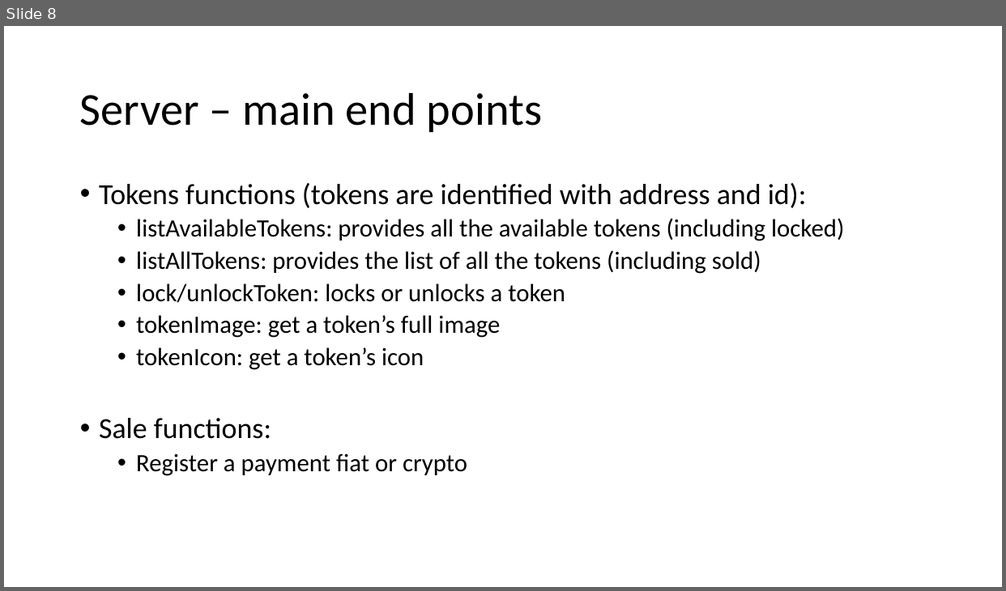
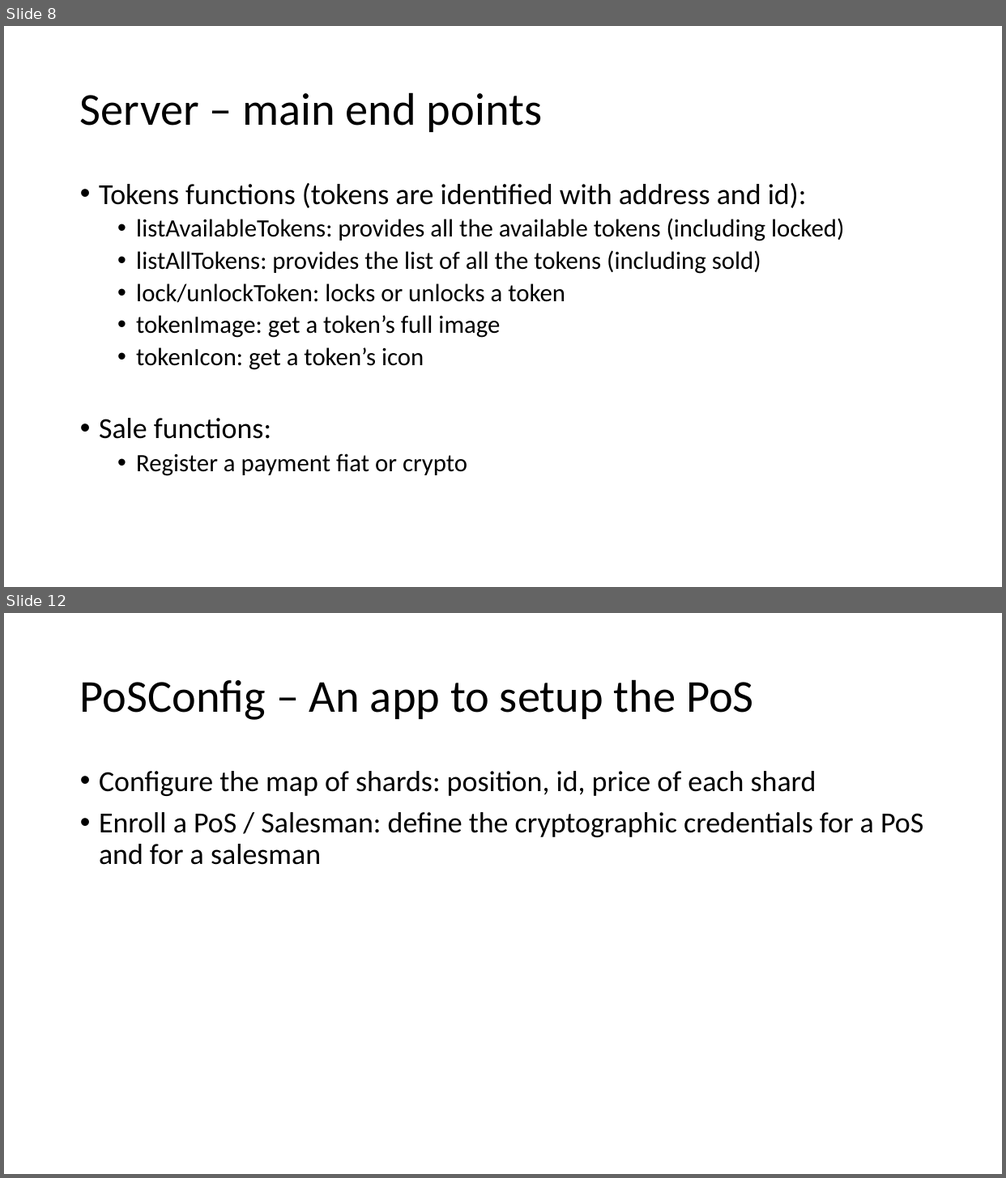
Before and after one commit to PhilippeMeyer/nft4Art, a slide deck: specs.pptx. Shown one above the other, each under a label of ours: slide 8 before the commit, slides 8 and 12 after it; the slides between them are not shown. The pictures are 1006x591 and 1006x1178 pixels, drawn with LibreOffice and Linux fonts; fonts in the diff are those of the drawing. Boxes give left, top, right and bottom in pixels: in the first picture for what was removed or moved away, otherwise in the second. Text is boxed around its words. In the diff, an @@ line names an element or a change of style, - is before the commit and + after.

```diff
--- a/specs.pptx
+++ b/specs.pptx
@@ slide 12 added at (x1=4, y1=613, x2=1002, y2=1174), background #FFFFFF @@
@@ title added at (x1=80, y1=679, x2=754, y2=720), 44 pt, text #000000 @@
+PoSConfig – An app to setup the PoS
@@ text added at (x1=99, y1=771, x2=923, y2=865), 28 pt, text #000000 @@
+• Configure the map of shards: position, id, price of each shard
+• Enroll a PoS / Salesman: define the cryptographic credentials for a PoS and for a salesman
```
Also in this commit, not shown: 2 slides changed, 3 other slides added.
